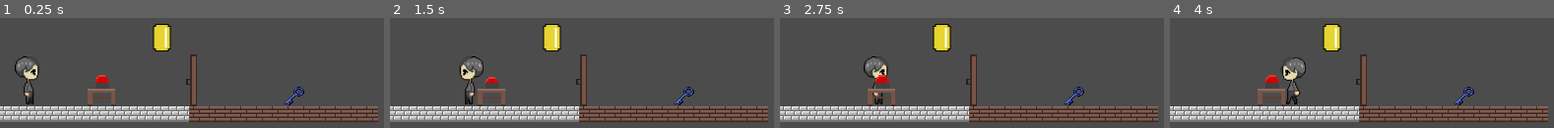
Above: before the commit, frames 1-4 (left to right).
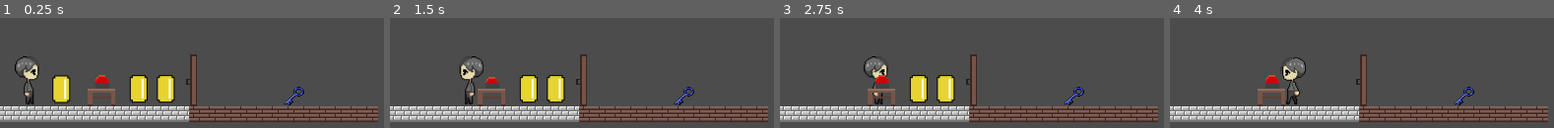
Above: after the commit, the same moments.

Repository: bkuon/Reverie
Game: Godot game, scene res://world.tscn
Two runs of this game, one before a commit and one after it. Both use one fixed random seed, a clock stepped at 60 frames per second and the inputs below.
Inputs:
- Up to frame 1 (0.25 s): no input
- Up to frame 2 (1.5 s): tap Enter at 0.5 s; hold Right (ui_right) 0.53-1.28 s; tap Z at 0.6, 1.35 s; hold Left (ui_left) from 1.28 s (still down)
- Up to frame 3 (2.75 s): release Left (ui_left) at 2.03 s; hold Right (ui_right) from 2.03 s (still down); tap Z at 2.1 s
- Up to frame 4 (4 s): tap Z at 2.85, 3.6 s; release Right (ui_right) at 3.53 s; hold Left (ui_left) from 3.53 s (still down)

The runs differ from the first frame. In frame 1, 4.6% of the frame differs, in the area x 13-46%, y 5-78%; in frame 2, 3.5%; in frame 3, 3.5%; in frame 4, 1.2%.

Commit message:
Implemented coin object and coin counter

Diff:
--- a/Coin.gd
+++ b/Coin.gd
@@ -1,13 +1,20 @@
 extends StaticBody2D
 
 # Declare member variables here. Examples:
-# var a = 2
-# var b = "text"
-
-# Called when the node enters the scene tree for the first time.
-func _ready():
-	pass # Replace with function body.
+onready var globals = get_node("/root/Globals")
 
 # Called every frame. 'delta' is the elapsed time since the previous frame.
-#func _process(delta):
-#	pass
+func _process(delta):
+
+	var bodies = $Coin.get_overlapping_bodies()
+	for b in bodies:
+		if b.name == "MC_Sprite":
+			print("Picked up Coin")
+			globals.coinCounter += 1
+			if(globals.coinCounter == 1):
+				print("You have " + str(globals.coinCounter) + " coin.")
+			elif(globals.coinCounter > 1):
+				print("You have " + str(globals.coinCounter) + " coins.")
+			queue_free()
+
+	pass
--- a/Globals.gd
+++ b/Globals.gd
@@ -7,6 +7,7 @@
 var popup = null
 var canvas_layer = null
 var unlocked = false
+var coinCounter = 0
 
 # Called when the node enters the scene tree for the first time.
 func _ready():
--- a/world.tscn
+++ b/world.tscn
@@ -8,15 +8,16 @@
 [ext_resource path="res://images/Items/bluekey.png" type="Texture" id=6]
 [ext_resource path="res://door.gd" type="Script" id=7]
 [ext_resource path="res://images/Items/doorclosed.png" type="Texture" id=8]
-[ext_resource path="res://images/Items/Coin.png" type="Texture" id=9]
-[ext_resource path="res://images/tilesets/basic.tres" type="TileSet" id=10]
-[ext_resource path="res://button.gd" type="Script" id=11]
-[ext_resource path="res://images/Items/table1.png" type="Texture" id=12]
-[ext_resource path="res://images/Items/Button/button1.png" type="Texture" id=13]
-[ext_resource path="res://images/Items/Button/button2.png" type="Texture" id=14]
-[ext_resource path="res://images/Items/Button/button3.png" type="Texture" id=15]
-[ext_resource path="res://images/Items/Button/button5.png" type="Texture" id=16]
-[ext_resource path="res://images/Items/Button/button4.png" type="Texture" id=17]
+[ext_resource path="res://images/tilesets/basic.tres" type="TileSet" id=9]
+[ext_resource path="res://button.gd" type="Script" id=10]
+[ext_resource path="res://images/Items/table1.png" type="Texture" id=11]
+[ext_resource path="res://images/Items/Button/button1.png" type="Texture" id=12]
+[ext_resource path="res://images/Items/Button/button2.png" type="Texture" id=13]
+[ext_resource path="res://images/Items/Button/button3.png" type="Texture" id=14]
+[ext_resource path="res://images/Items/Button/button5.png" type="Texture" id=15]
+[ext_resource path="res://images/Items/Button/button4.png" type="Texture" id=16]
+[ext_resource path="res://Coin.gd" type="Script" id=17]
+[ext_resource path="res://images/Items/Coin.png" type="Texture" id=18]
 
 [sub_resource type="SpriteFrames" id=1]
 animations = [ {
@@ -42,19 +43,19 @@
 [sub_resource type="RectangleShape2D" id=5]
 extents = Vector2( 13.7324, 27.8863 )
 
-[sub_resource type="RectangleShape2D" id=6]
-extents = Vector2( 11.0656, 15.163 )
-
-[sub_resource type="SpriteFrames" id=7]
+[sub_resource type="SpriteFrames" id=6]
 animations = [ {
-"frames": [ ExtResource( 13 ), ExtResource( 14 ), ExtResource( 15 ), ExtResource( 16 ), ExtResource( 17 ), ExtResource( 14 ), ExtResource( 13 ) ],
+"frames": [ ExtResource( 12 ), ExtResource( 13 ), ExtResource( 14 ), ExtResource( 15 ), ExtResource( 16 ), ExtResource( 13 ), ExtResource( 12 ) ],
 "loop": false,
 "name": "pressIn",
 "speed": 40.0
 } ]
 
+[sub_resource type="RectangleShape2D" id=7]
+extents = Vector2( 20.8072, 15.8378 )
+
 [sub_resource type="RectangleShape2D" id=8]
-extents = Vector2( 20.8072, 15.8378 )
+extents = Vector2( 11.0656, 15.163 )
 
 [node name="World" type="Node"]
 
@@ -79,7 +80,6 @@
 [node name="keyObject" type="RigidBody2D" parent="." groups=[
 "inventoryItem",
 ]]
-editor/display_folded = true
 collision_layer = 2
 collision_mask = 2
 gravity_scale = 0.0
@@ -103,7 +103,6 @@
 shape = SubResource( 3 )
 
 [node name="doorObject" type="StaticBody2D" parent="."]
-editor/display_folded = true
 script = ExtResource( 7 )
 
 [node name="doorObj" type="Area2D" parent="doorObject"]
@@ -124,29 +123,15 @@
 position = Vector2( 196.944, 405.818 )
 shape = SubResource( 5 )
 
-[node name="Coin" type="Node2D" parent="."]
-editor/display_folded = true
-position = Vector2( 163.472, 362.06 )
-__meta__ = {
-"_edit_group_": true
-}
-
-[node name="Sprite" type="Sprite" parent="Coin"]
-texture = ExtResource( 9 )
-
-[node name="CollisionShape2D" type="CollisionShape2D" parent="Coin"]
-shape = SubResource( 6 )
-
 [node name="TileMap" type="TileMap" parent="."]
-tile_set = ExtResource( 10 )
+tile_set = ExtResource( 9 )
 cell_size = Vector2( 16, 16 )
 cell_quadrant_size = 25
 format = 1
 tile_data = PoolIntArray( 1769472, 1, 0, 1769473, 1, 0, 1769474, 1, 0, 1769475, 1, 0, 1769476, 1, 0, 1769477, 1, 0, 176 …(267 unchanged characters)…
 
 [node name="button" type="StaticBody2D" parent="."]
-editor/display_folded = true
-script = ExtResource( 11 )
+script = ExtResource( 10 )
 
 [node name="table_button" type="Area2D" parent="button"]
 collision_layer = 2
@@ -157,16 +142,64 @@
 [node name="table1" type="Sprite" parent="button/table_button"]
 position = Vector2( 102.251, 416.157 )
 scale = Vector2( 2.14858, 2.01075 )
-texture = ExtResource( 12 )
+texture = ExtResource( 11 )
 
 [node name="button" type="AnimatedSprite" parent="button/table_button"]
 position = Vector2( 101.83, 398.051 )
 scale = Vector2( 1.74634, 1.99512 )
-frames = SubResource( 7 )
+frames = SubResource( 6 )
 animation = "pressIn"
 
 [node name="CollisionShape2D" type="CollisionShape2D" parent="button/table_button"]
 position = Vector2( 104.258, 415.99 )
 z_index = 2
+shape = SubResource( 7 )
+
+[node name="CoinObject" type="StaticBody2D" parent="."]
+script = ExtResource( 17 )
+
+[node name="Coin" type="Area2D" parent="CoinObject"]
+position = Vector2( 61.2353, 414.473 )
+__meta__ = {
+"_edit_group_": true
+}
+
+[node name="Sprite" type="Sprite" parent="CoinObject/Coin"]
+texture = ExtResource( 18 )
+
+[node name="CollisionShape2D" type="CollisionShape2D" parent="CoinObject/Coin"]
+position = Vector2( 0.957748, 0.081665 )
+shape = SubResource( 8 )
+
+[node name="CoinObject2" type="StaticBody2D" parent="."]
+script = ExtResource( 17 )
+
+[node name="Coin" type="Area2D" parent="CoinObject2"]
+position = Vector2( 139.854, 414.149 )
+__meta__ = {
+"_edit_group_": true
+}
+
+[node name="Sprite" type="Sprite" parent="CoinObject2/Coin"]
+texture = ExtResource( 18 )
+
+[node name="CollisionShape2D" type="CollisionShape2D" parent="CoinObject2/Coin"]
+position = Vector2( 0.957748, 0.081665 )
+shape = SubResource( 8 )
+
+[node name="CoinObject3" type="StaticBody2D" parent="."]
+script = ExtResource( 17 )
+
+[node name="Coin" type="Area2D" parent="CoinObject3"]
+position = Vector2( 167.354, 414.149 )
+__meta__ = {
+"_edit_group_": true
+}
+
+[node name="Sprite" type="Sprite" parent="CoinObject3/Coin"]
+texture = ExtResource( 18 )
+
+[node name="CollisionShape2D" type="CollisionShape2D" parent="CoinObject3/Coin"]
+position = Vector2( 0.957748, 0.081665 )
 shape = SubResource( 8 )
 [connection signal="body_entered" from="doorObject/doorObj" to="doorObject" method="_on_door_body_entered"]
Not shown: 1 places in world.tscn that only renumber resources
